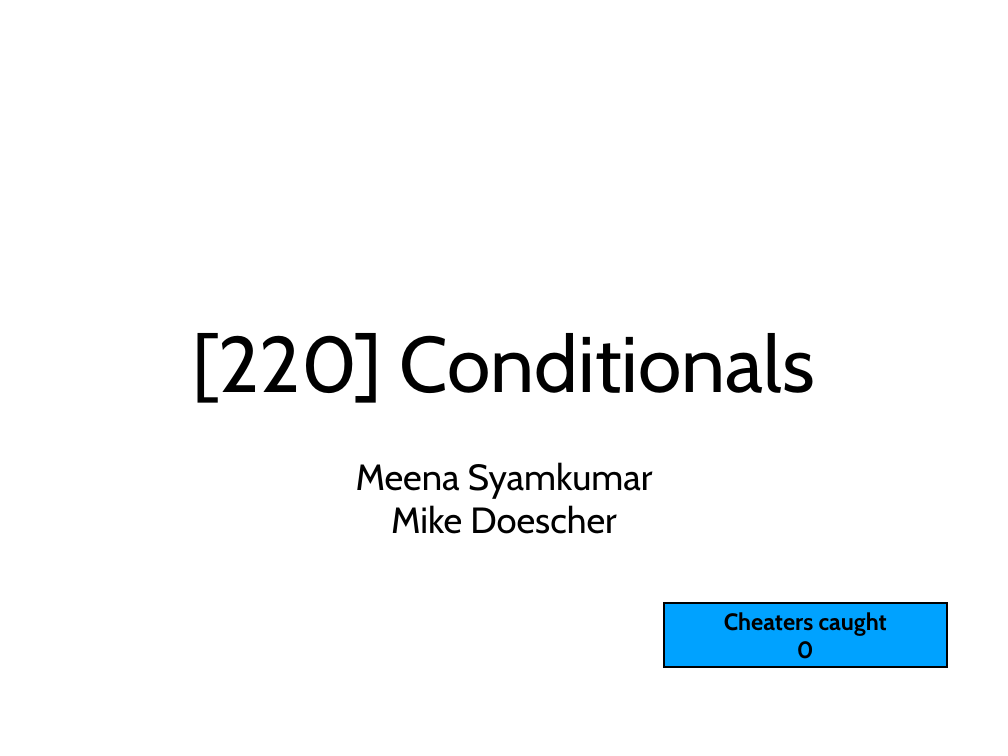
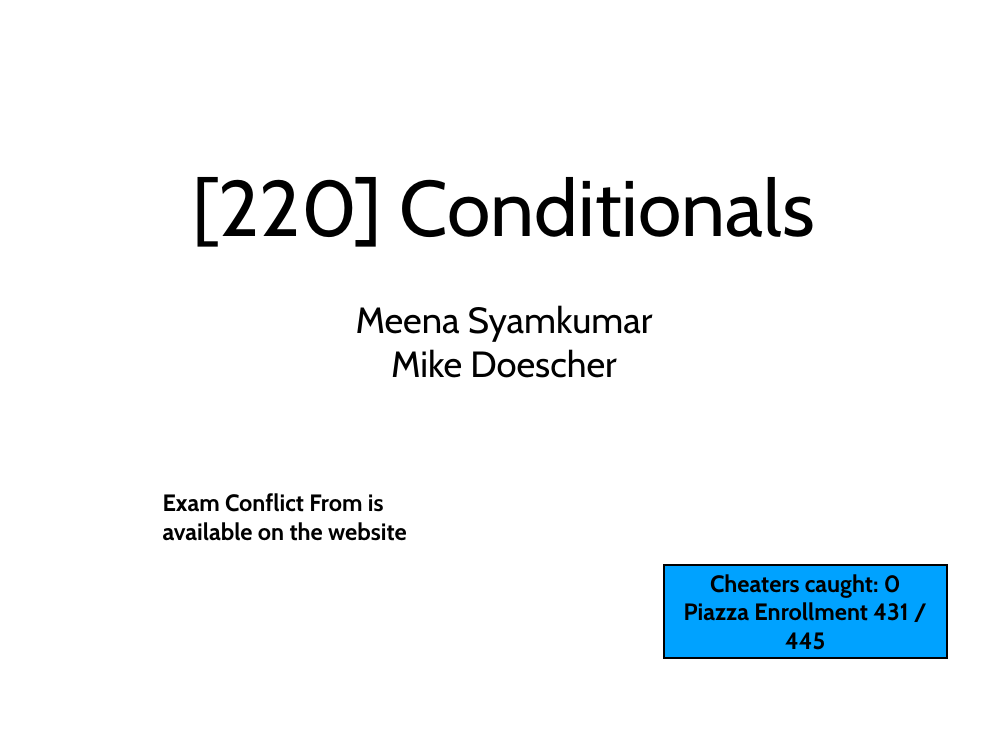
Before and after one commit to rogersjeffreyl/caraza-harter-com, a slide deck: slide 1 of tyler/meena/cs220/s20/materials/lec_09_S20.ppt. Drawn at 1008x756 pixels with LibreOffice and Linux fonts; fonts in the diff are those of the drawing. Boxes give left, top, right and bottom in pixels: in the first picture for what was removed or moved away, otherwise in the second. Text is boxed around its words. In the diff, an @@ line names an element or a change of style, - is before the commit and + after.

Commit message:
CS 220 Update Lec 9 slides

```diff
--- a/tyler/meena/cs220/s20/materials/lec_09_S20.ppt
+++ b/tyler/meena/cs220/s20/materials/lec_09_S20.ppt
@@ title "[220] Conditionals": place and size @@
-title "[220] Conditionals" at [193,333,815,403]
+title "[220] Conditionals" at [193,177,815,247]
@@ subtitle "Meena Syamkumar": place and size @@
-subtitle "Meena Syamkumar" at [356,462,653,534]
+subtitle "Meena Syamkumar" at [356,305,653,378]
@@ text added at [163,493,407,541], 24 pt, text #000000, bold @@
+Exam Conflict From is available on the website
@@ rectangle "Cheaters caught: 0": place and size @@
-rectangle "Cheaters caught: 0" at [663,603,947,667]
+rectangle "Cheaters caught: 0" at [663,565,947,658]
@@ text in rectangle at [684,574,908,650]: text changed @@
-Cheaters caught
-0
+Cheaters caught: 0
+Piazza Enrollment 431 / 445
```
